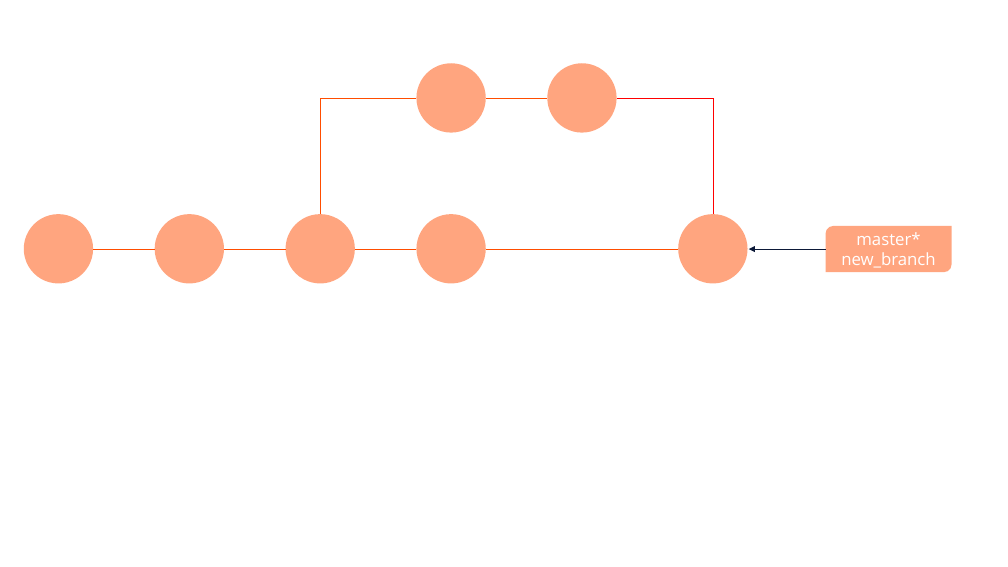
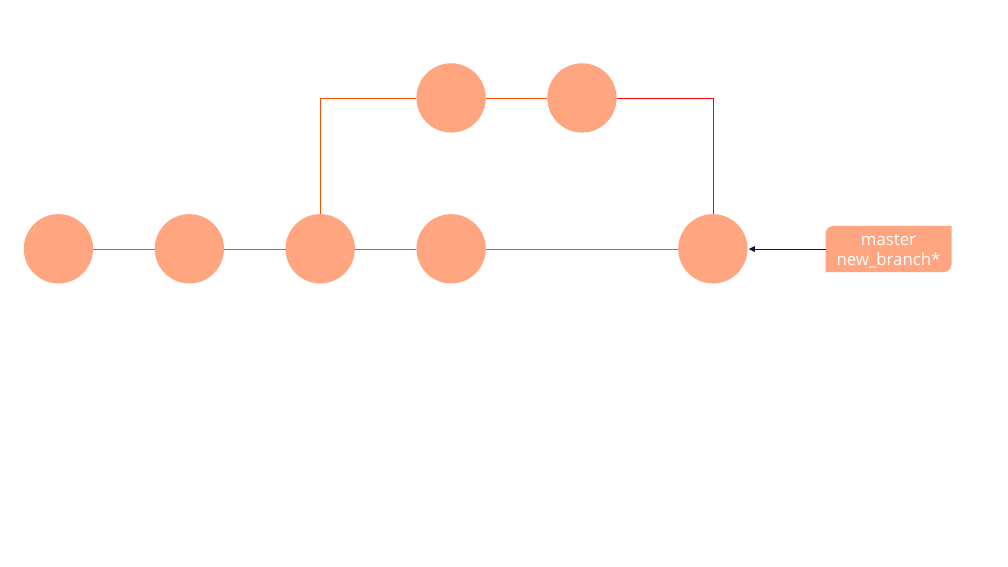
Before and after one commit to e815135/Shiny-App-Project, a slide deck: slide 49 of making basic workflow diagram.pptx. Drawn at 1008x567 pixels with LibreOffice and Linux fonts; fonts in the diff are those of the drawing. Boxes give left, top, right and bottom in pixels: in the first picture for what was removed or moved away, otherwise in the second. Text is boxed around its words. In the diff, an @@ line names an element or a change of style, - is before the commit and + after.

```diff
--- a/making basic workflow diagram.pptx
+++ b/making basic workflow diagram.pptx
@@ text in round diag rect at bbox=[837, 234, 941, 268]: text changed @@
-master*
-new_branch
+master
+new_branch*
```
Also in this commit, not shown: 1 other slide changed, 4 other files.
